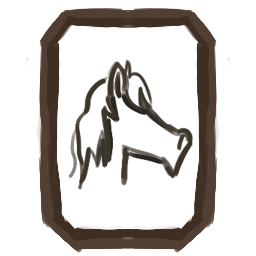
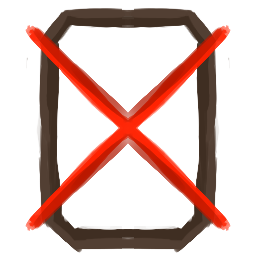
Two versions of the same layered image (256x256). Layer-by-layer changes:
added layer "Paint Layer 8" above "Group 7" over (25, 25, 231, 231)
hid group "Group 7" (2 layers) over (25, 25, 231, 231)
